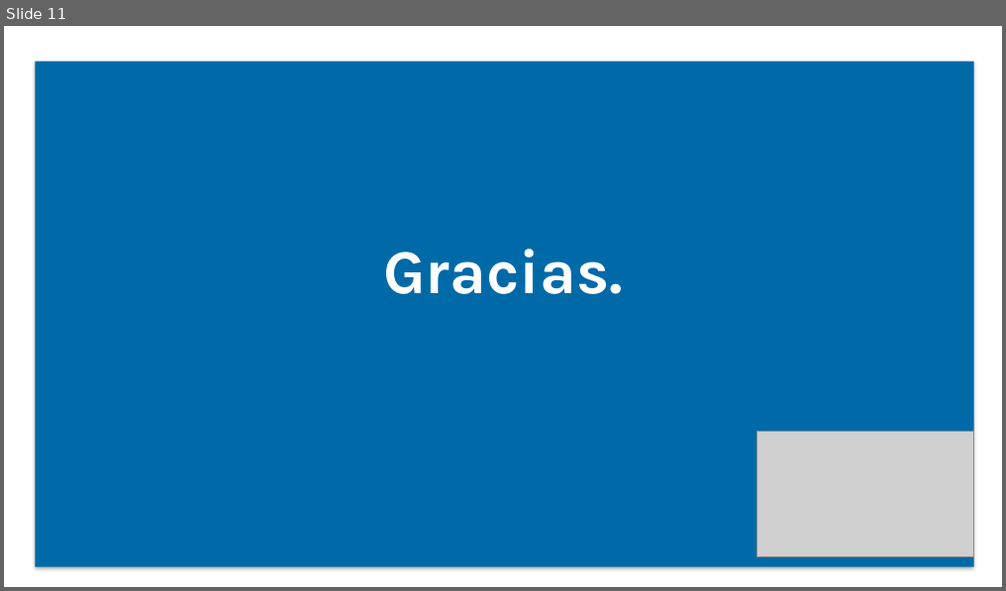
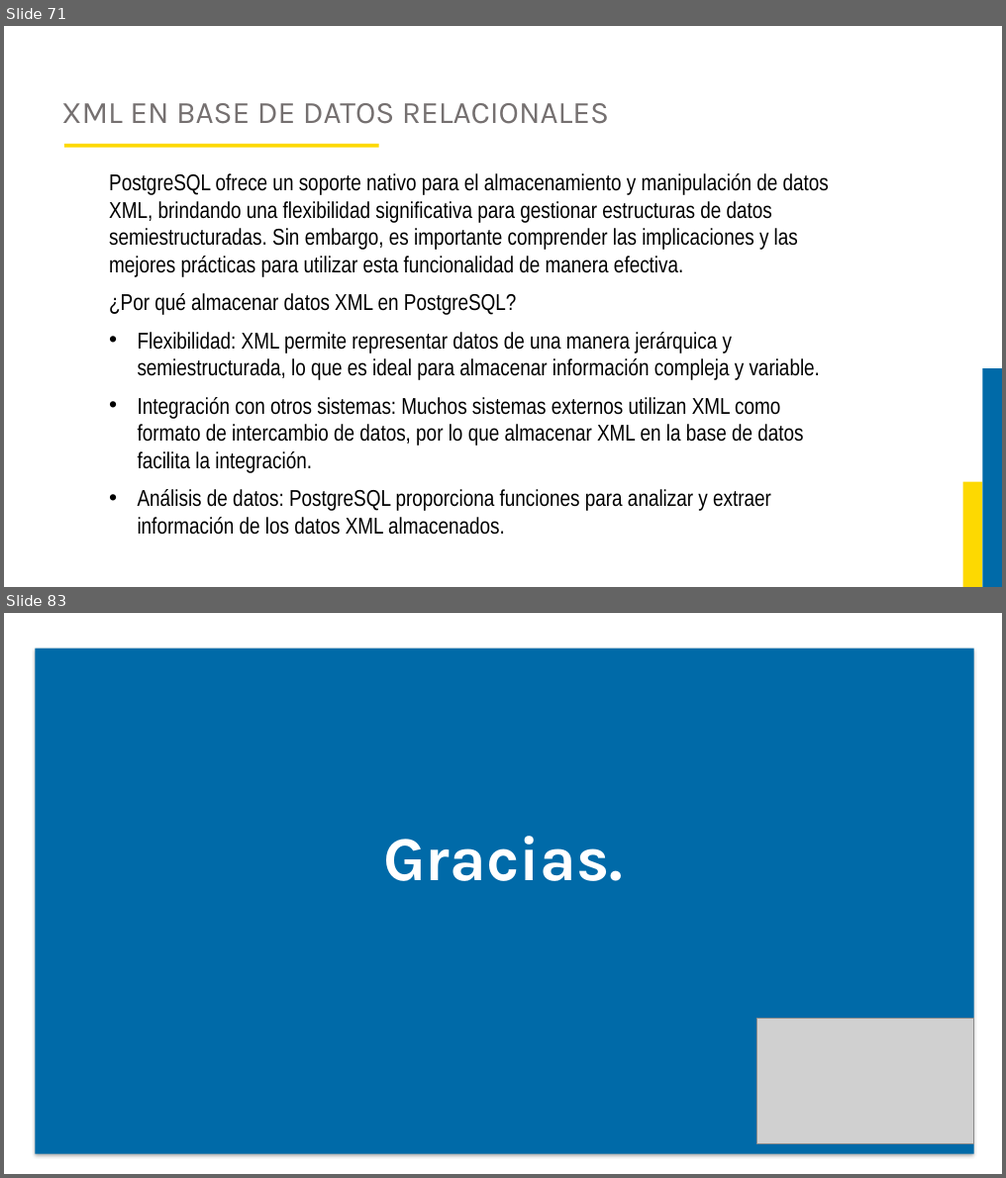
Before and after one commit to JorgeAlejandroAguirreGutierrez/proyecto-luis, a slide deck: Curso Base de Datos 2/Diapositivas.pptx. Shown one above the other, each under a label of ours: slide 11 before the commit, slides 71 and 83 after it; the slides between them are not shown. The pictures are 1006x591 and 1006x1178 pixels, drawn with LibreOffice and Linux fonts; fonts in the diff are those of the drawing; grey boxes stand for pictures; background and template pictures are left out. Boxes give left, top, right and bottom in pixels: in the first picture for what was removed or moved away, otherwise in the second. Text is boxed around its words. In the diff, an @@ line names an element or a change of style, - is before the commit and + after.

```diff
--- a/Curso Base de Datos 2/Diapositivas.pptx
+++ b/Curso Base de Datos 2/Diapositivas.pptx
@@ slide 71 added at <box>4,26,1002,587</box>, background #FFFFFF @@
@@ title added at <box>61,103,609,124</box>, 30 pt, text #757070 @@
+XML EN BASE DE DATOS RELACIONALES
@@ rectangle added at <box>63,144,378,148</box>, fill #FDD901 @@
@@ text added at <box>109,174,829,535</box>, 22 pt, text #000000 @@
+PostgreSQL ofrece un soporte nativo para el almacenamiento y manipulación de datos XML, brindando una flexibilidad significativa para gestionar estructuras de datos semiestructuradas. Sin embargo, es importante comprender las implicaciones y las mejores prácticas para utilizar esta funcionalidad de manera efectiva.
+¿Por qué almacenar datos XML en PostgreSQL?
+• Flexibilidad: XML permite representar datos de una manera jerárquica y semiestructurada, lo que es ideal para almacenar información compleja y variable.
+• Integración con otros sistemas: Muchos sistemas externos utilizan XML como formato de intercambio de datos, por lo que almacenar XML en la base de datos facilita la integración.
+• Análisis de datos: PostgreSQL proporciona funciones para analizar y extraer información de los datos XML almacenados.
@@ rectangle added at <box>982,369,1002,587</box>, fill #006AA8 @@
@@ rectangle added at <box>963,482,982,587</box>, fill #FDD901 @@
@@ what was slide 11 is now slide 83 @@
```
Also in this commit, not shown: 3 slides changed, 72 other slides added, 1 slide removed, 1 other file.
